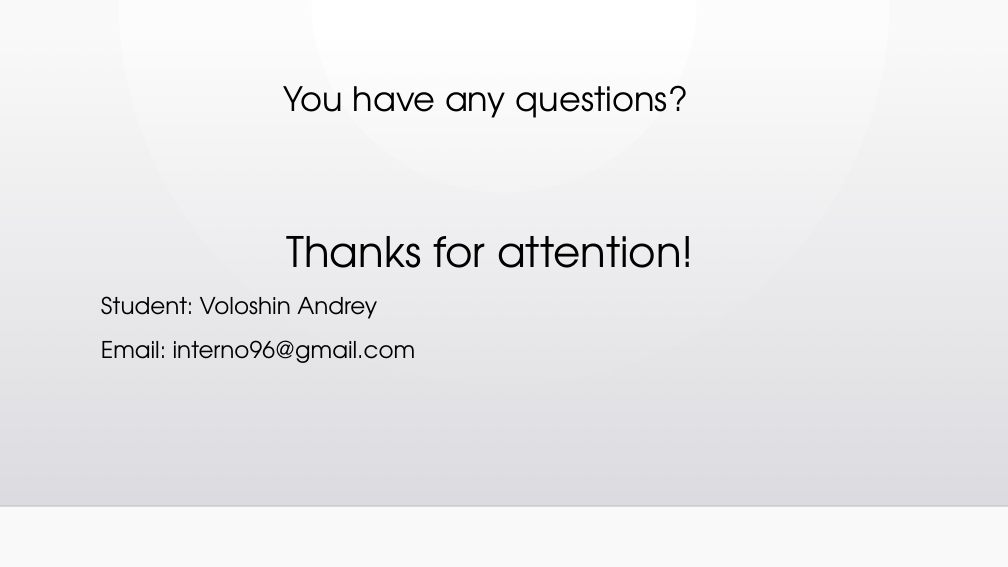
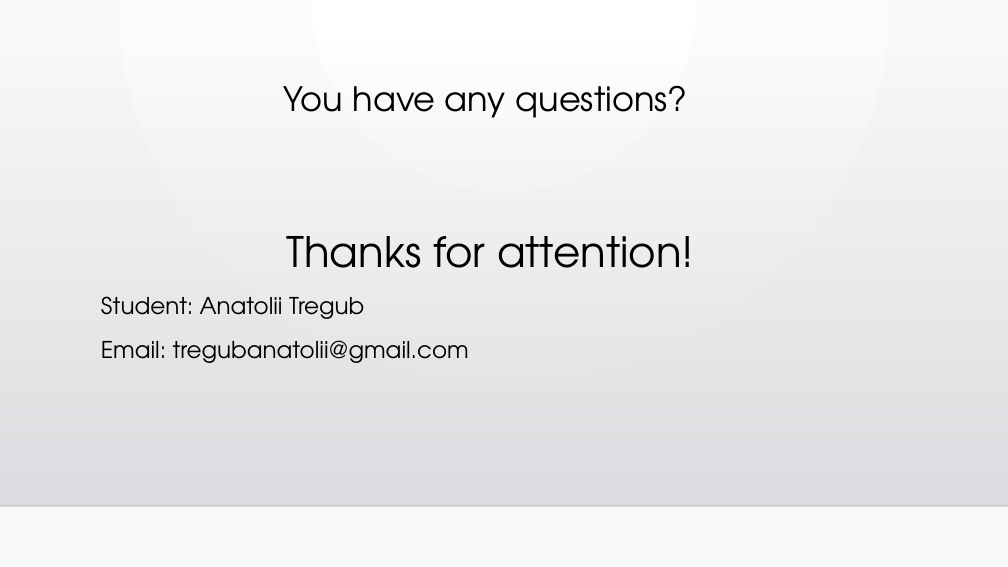
Before and after one commit to anatolii172/MyFinalProject, a slide deck: slide 9 of A.Tregub.pptx (slide 11 before the commit). Drawn at 1008x567 pixels with LibreOffice and Linux fonts; fonts in the diff are those of the drawing; background and template pictures are left out. Boxes give left, top, right and bottom in pixels: in the first picture for what was removed or moved away, otherwise in the second. Text is boxed around its words. In the diff, an @@ line names an element or a change of style, - is before the commit and + after.

```diff
--- a/A.Tregub.pptx
+++ b/A.Tregub.pptx
@@ text at [101,296,469,363]: text changed @@
-Student: Voloshin Andrey
-Email: interno96@gmail.com
+Student: Anatolii Tregub
+Email: tregubanatolii@gmail.com
```
Also in this commit, not shown: 4 other slides changed, 1 slide added, 3 slides removed, 1 other file.
